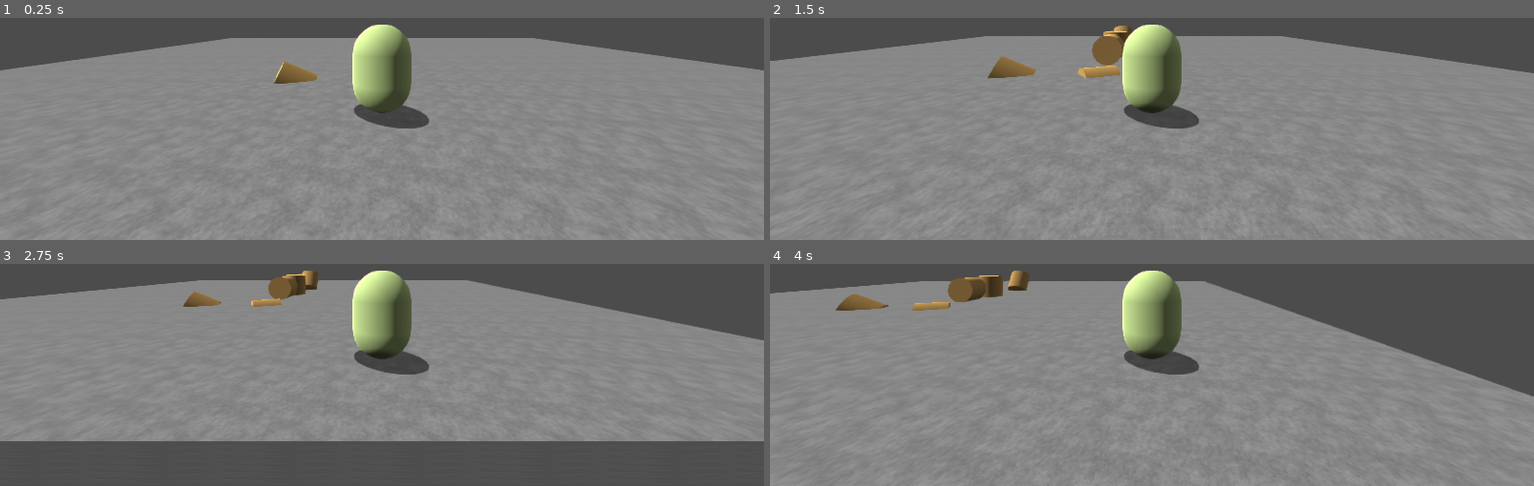
Above: before the commit, frames 1-4 (two rows, left to right).
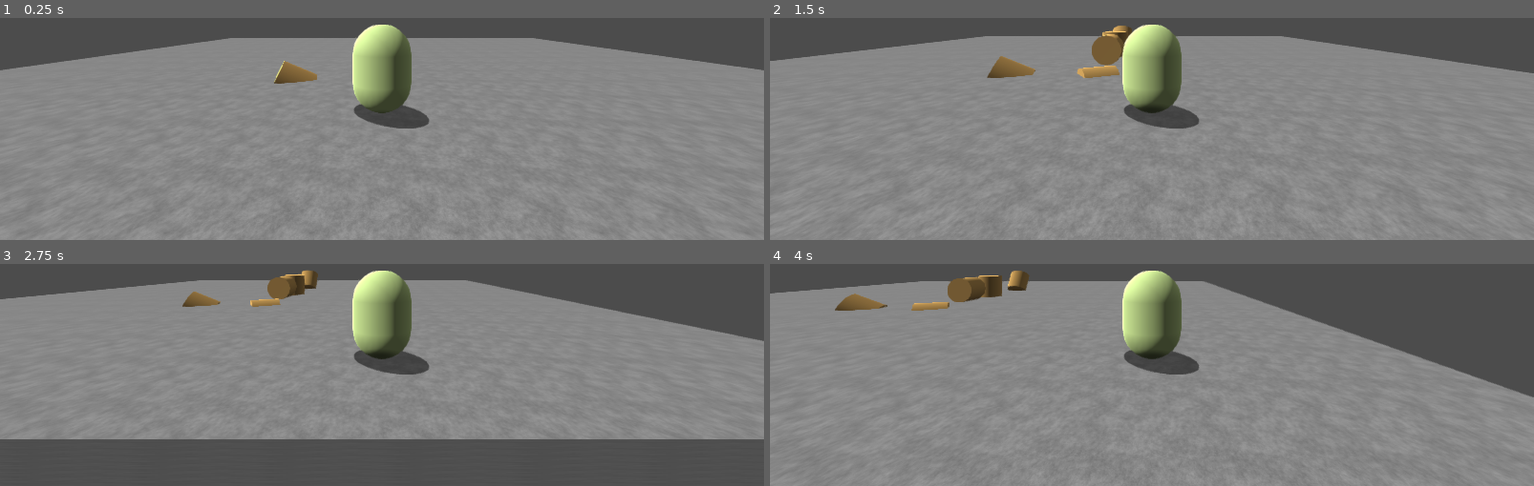
Above: after the commit, the same moments.

Repository: Calinou/godot-fake-shadows
Game: Godot game, scene res://test.tscn
Two runs of this game, one before a commit and one after it. Both use one fixed random seed, a clock stepped at 60 frames per second and the inputs below.
Inputs:
- Up to frame 1 (0.25 s): no input
- Up to frame 2 (1.5 s): hold D (move_right) 0.53-1.28 s; tap Space (jump) at 0.77 s; hold S (move_backward) from 1.28 s (still down)
- Up to frame 3 (2.75 s): tap Space (jump) at 1.52 s; release S (move_backward) at 2.03 s; hold D (move_right) from 2.03 s (still down)
- Up to frame 4 (4 s): release D (move_right) at 2.78 s; hold W (move_forward) 2.78-3.53 s; tap Space (jump) at 3.02, 3.77 s; hold A (move_left) from 3.53 s (still down)

The runs differ from the first frame. In frame 1, less than 0.1% of the frame differs, in the area x 0-100%, y 10-30%; in frame 2, 0.1%; in frame 3, 1.0%, in the area x 0-100%, y 2-80%; in frame 4, 0.2%.

Commit message:
Update to Godot 3.5.2

Diff:
--- a/blob_shadow.gd
+++ b/blob_shadow.gd
@@ -1,7 +1,7 @@
 extends Spatial
 
 # Some bias to avoid Z-fighting.
-const BIAS = 0.01
+const BIAS = 0.001
 
 # Use 4 RayCasts to ensure the shadow is visible as often as possible.
 onready var raycast_nw := $RayCastNW as RayCast
--- a/project.godot
+++ b/project.godot
@@ -10,6 +10,7 @@
 
 [application]
 
+config/name="Test Fake Shadows"
 run/main_scene="res://test.tscn"
 
 [input]
@@ -40,7 +41,12 @@
  ]
 }
 
+[physics]
+
+common/physics_fps=120
+
 [rendering]
 
 quality/driver/driver_name="GLES2"
+quality/filters/anisotropic_filter_level=16
 quality/filters/use_fxaa=true
--- a/test.tscn
+++ b/test.tscn
@@ -21,6 +21,7 @@
 [sub_resource type="PlaneMesh" id=16]
 
 [sub_resource type="ViewportTexture" id=22]
+flags = 4
 viewport_path = NodePath("Player/Capsule/FakeShadowMap/Viewport")
 
 [sub_resource type="SpatialMaterial" id=17]
@@ -136,9 +137,10 @@
 material/0 = SubResource( 17 )
 
 [node name="Viewport" type="Viewport" parent="Player/Capsule/FakeShadowMap"]
-size = Vector2( 256, 256 )
+size = Vector2( 128, 128 )
 own_world = true
 transparent_bg = true
+fxaa = true
 
 [node name="Camera" type="Camera" parent="Player/Capsule/FakeShadowMap/Viewport"]
 
@@ -149,7 +151,6 @@
 material/0 = SubResource( 21 )
 
 [node name="BlobShadow" type="Spatial" parent="Player/Capsule"]
-visible = false
 script = ExtResource( 3 )
 
 [node name="RayCastNW" type="RayCast" parent="Player/Capsule/BlobShadow"]
@@ -194,7 +195,6 @@
 transform = Transform( 1, 0, 0, 0, 1, 0, 0, 0, 1, 0, -1, 0 )
 mesh = SubResource( 2 )
 skeleton = NodePath("../..")
-material/0 = null
 
 [node name="Cylinder" type="StaticBody" parent="."]
 transform = Transform( 1, 0, 0, 0, 1, 0, 0, 0, 1, 0, 1, 0 )
Not shown, changed: LICENSE.md
Not shown, changed: README.md
